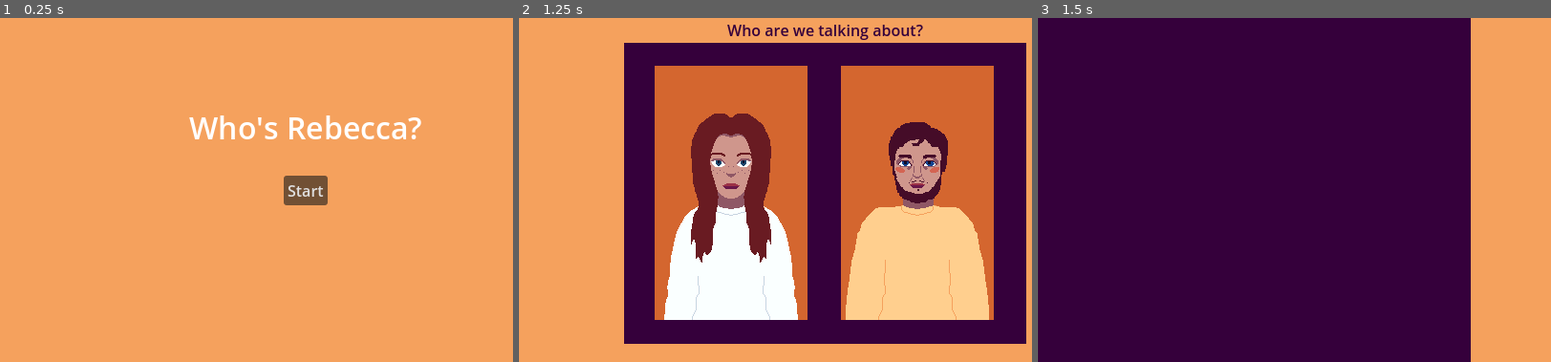
Above: before the commit, frames 1-3 (left to right).
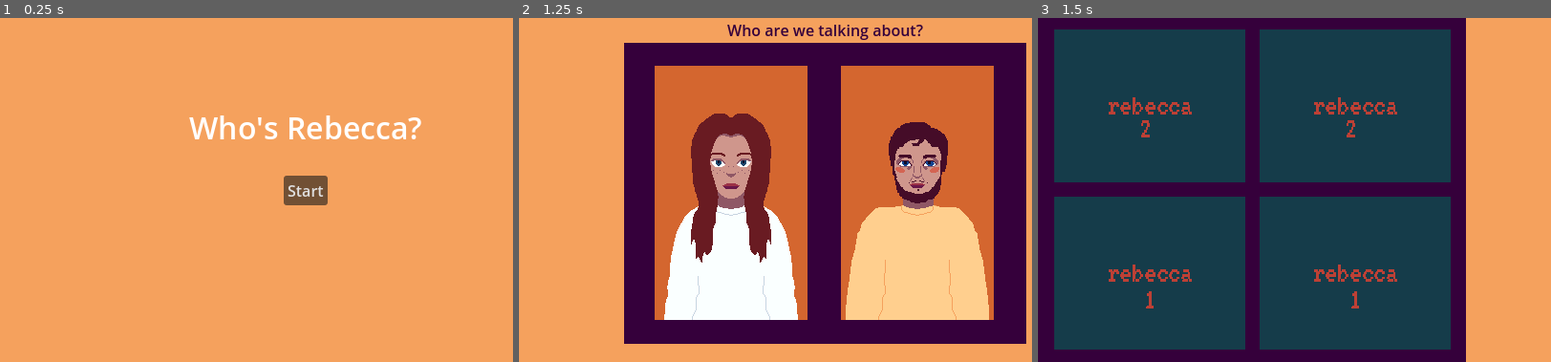
Above: after the commit, the same moments.

Repository: jadicodes/whos-rebecca
Game: Godot game, scene res://main/main.tscn
Two runs of this game, one before a commit and one after it. Both use one fixed random seed, a clock stepped at 60 frames per second and the inputs below.
Inputs (mouse positions are in pixels of both pictures, inside the frame that each line leads up to):
- Up to frame 1 (0.25 s): no input
- Up to frame 2 (1.25 s): click "Start" at 0.5 s
- Up to frame 3 (1.5 s): click (1248, 193) at 1.25 s

Frames 1-2 are identical in both runs. In frame 3, 67% of the frame differs, in the area x 3-85%, y 0-100%.

Commit message:
Randomly select characters from a pool of characters in game

Diff:
--- a/project/game/game.gd
+++ b/project/game/game.gd
@@ -2,6 +2,7 @@
 
 
 @export var _rebeccas: Array[CharacterBase]
+@onready var _portrait_grid = %PortraitGridContainer
 
 func set_text(text):
 	$Label.text = text
@@ -17,10 +18,17 @@
 		pool_of_characters = _rebeccas
 
 	pool_of_characters.shuffle()
-	for i in 3:
-		picked_characters.append(_rebeccas[i])
-		_create_portraits(picked_characters)
+
+	for n in range(4):
+		picked_characters.append(_rebeccas[n])
+
+	_create_portraits(picked_characters)
 
 
 func _create_portraits(array_of_characters):
-	pass
+	var counter = 0
+	print(array_of_characters)
+	for child in _portrait_grid.get_children():
+		child.texture = array_of_characters[counter].get_portrait()
+		counter += 1
+	counter = 0
--- a/project/game/game.tscn
+++ b/project/game/game.tscn
@@ -10,6 +10,7 @@
 [ext_resource type="Resource" uid="uid://dwjn0lfu1y0dp" path="res://resources/rebeccas/rebecca6.tres" id="8_d2263"]
 [ext_resource type="Resource" uid="uid://c01j3dpba64f3" path="res://resources/rebeccas/rebecca7.tres" id="9_d523i"]
 [ext_resource type="Resource" uid="uid://3dfcgvqex0wa" path="res://resources/rebeccas/rebecca8.tres" id="10_h7vcq"]
+[ext_resource type="Texture2D" uid="uid://dyw18ih7cgm18" path="res://game/placeholder_portrait.png" id="11_akvil"]
 
 [sub_resource type="StyleBoxFlat" id="StyleBoxFlat_v0kvg"]
 bg_color = Color(0.207843, 0, 0.231373, 1)
@@ -39,7 +40,7 @@
 grow_vertical = 2
 text = "Game"
 
-[node name="Panel" type="Panel" parent="."]
+[node name="PortraitContainerBackground" type="Panel" parent="."]
 layout_mode = 1
 anchors_preset = 7
 anchor_left = 0.5
@@ -48,24 +49,41 @@
 anchor_bottom = 1.0
 offset_left = -320.0
 offset_top = -361.0
-offset_right = 133.0
+offset_right = 128.0
 grow_horizontal = 2
 grow_vertical = 0
 theme_override_styles/panel = SubResource("StyleBoxFlat_v0kvg")
 
-[node name="HBoxContainer" type="HBoxContainer" parent="."]
-layout_mode = 0
-offset_right = 40.0
-offset_bottom = 40.0
+[node name="PortraitGridContainer" type="GridContainer" parent="PortraitContainerBackground"]
+unique_name_in_owner = true
+layout_mode = 1
+anchors_preset = 8
+anchor_left = 0.5
+anchor_top = 0.5
+anchor_right = 0.5
+anchor_bottom = 0.5
+offset_left = -207.5
+offset_top = -167.5
+offset_right = 207.5
+offset_bottom = 167.5
+grow_horizontal = 2
+grow_vertical = 2
+theme_override_constants/h_separation = 15
+theme_override_constants/v_separation = 15
+columns = 2
 
-[node name="Portrait1" type="TextureRect" parent="HBoxContainer"]
+[node name="Portrait1" type="TextureRect" parent="PortraitContainerBackground/PortraitGridContainer"]
 layout_mode = 2
+texture = ExtResource("11_akvil")
 
-[node name="Portrait2" type="TextureRect" parent="HBoxContainer"]
+[node name="Portrait2" type="TextureRect" parent="PortraitContainerBackground/PortraitGridContainer"]
 layout_mode = 2
+texture = ExtResource("11_akvil")
 
-[node name="Portrait3" type="TextureRect" parent="HBoxContainer"]
+[node name="Portrait3" type="TextureRect" parent="PortraitContainerBackground/PortraitGridContainer"]
 layout_mode = 2
+texture = ExtResource("11_akvil")
 
-[node name="Portrait4" type="TextureRect" parent="HBoxContainer"]
+[node name="Portrait4" type="TextureRect" parent="PortraitContainerBackground/PortraitGridContainer"]
 layout_mode = 2
+texture = ExtResource("11_akvil")
--- a/project/main/main.gd
+++ b/project/main/main.gd
@@ -24,9 +24,9 @@
 
 func _on_character_select_rebecca_selected() -> void:
 	_change_current_scene(game)
-	game.set_text("Rebecca")
+	game._choose_random_characters("Rebecca")
 
 
 func _on_character_select_jared_selected() -> void:
 	_change_current_scene(game)
-	game.set_text("Jared")
+	game._choose_random_characters("Jared")
--- a/project/resources/character.gd
+++ b/project/resources/character.gd
@@ -3,3 +3,7 @@
 
 @export var portrait: CompressedTexture2D
 @export var traits: Array[String]
+
+
+func get_portrait():
+	return portrait
--- a/project/resources/rebeccas/rebecca1.tres
+++ b/project/resources/rebeccas/rebecca1.tres
@@ -1,7 +1,9 @@
-[gd_resource type="Resource" script_class="CharacterBase" load_steps=2 format=3 uid="uid://ce80iqgri340c"]
+[gd_resource type="Resource" script_class="CharacterBase" load_steps=3 format=3 uid="uid://ce80iqgri340c"]
 
+[ext_resource type="Texture2D" uid="uid://wn2yomsnsi5v" path="res://resources/rebeccas/phpr1.png" id="1_d22ed"]
 [ext_resource type="Script" path="res://resources/character.gd" id="1_g5ada"]
 
 [resource]
 script = ExtResource("1_g5ada")
+portrait = ExtResource("1_d22ed")
 traits = Array[String]([])
--- a/project/resources/rebeccas/rebecca2.tres
+++ b/project/resources/rebeccas/rebecca2.tres
@@ -1,7 +1,9 @@
-[gd_resource type="Resource" script_class="CharacterBase" load_steps=2 format=3 uid="uid://dp5855bkcd2cf"]
+[gd_resource type="Resource" script_class="CharacterBase" load_steps=3 format=3 uid="uid://dp5855bkcd2cf"]
 
 [ext_resource type="Script" path="res://resources/character.gd" id="1_s3k8i"]
+[ext_resource type="Texture2D" uid="uid://7wfrsmungj5t" path="res://resources/rebeccas/phpr2.png" id="1_w45sc"]
 
 [resource]
 script = ExtResource("1_s3k8i")
+portrait = ExtResource("1_w45sc")
 traits = Array[String]([])
--- a/project/resources/rebeccas/rebecca3.tres
+++ b/project/resources/rebeccas/rebecca3.tres
@@ -1,7 +1,9 @@
-[gd_resource type="Resource" script_class="CharacterBase" load_steps=2 format=3 uid="uid://bwjse4abuokqq"]
+[gd_resource type="Resource" script_class="CharacterBase" load_steps=3 format=3 uid="uid://bwjse4abuokqq"]
 
 [ext_resource type="Script" path="res://resources/character.gd" id="1_bn8al"]
+[ext_resource type="Texture2D" uid="uid://wn2yomsnsi5v" path="res://resources/rebeccas/phpr1.png" id="1_yb7oq"]
 
 [resource]
 script = ExtResource("1_bn8al")
+portrait = ExtResource("1_yb7oq")
 traits = Array[String]([])
--- a/project/resources/rebeccas/rebecca4.tres
+++ b/project/resources/rebeccas/rebecca4.tres
@@ -1,7 +1,9 @@
-[gd_resource type="Resource" script_class="CharacterBase" load_steps=2 format=3 uid="uid://dt4bjx1s5u0ow"]
+[gd_resource type="Resource" script_class="CharacterBase" load_steps=3 format=3 uid="uid://dt4bjx1s5u0ow"]
 
+[ext_resource type="Texture2D" uid="uid://7wfrsmungj5t" path="res://resources/rebeccas/phpr2.png" id="1_r0vxu"]
 [ext_resource type="Script" path="res://resources/character.gd" id="1_udl3q"]
 
 [resource]
 script = ExtResource("1_udl3q")
+portrait = ExtResource("1_r0vxu")
 traits = Array[String]([])
--- a/project/resources/rebeccas/rebecca5.tres
+++ b/project/resources/rebeccas/rebecca5.tres
@@ -1,7 +1,9 @@
-[gd_resource type="Resource" script_class="CharacterBase" load_steps=2 format=3 uid="uid://bcii5ahpsgjgj"]
+[gd_resource type="Resource" script_class="CharacterBase" load_steps=3 format=3 uid="uid://bcii5ahpsgjgj"]
 
 [ext_resource type="Script" path="res://resources/character.gd" id="1_cad1u"]
+[ext_resource type="Texture2D" uid="uid://wn2yomsnsi5v" path="res://resources/rebeccas/phpr1.png" id="1_w6i4h"]
 
 [resource]
 script = ExtResource("1_cad1u")
+portrait = ExtResource("1_w6i4h")
 traits = Array[String]([])
--- a/project/resources/rebeccas/rebecca6.tres
+++ b/project/resources/rebeccas/rebecca6.tres
@@ -1,7 +1,9 @@
-[gd_resource type="Resource" script_class="CharacterBase" load_steps=2 format=3 uid="uid://dwjn0lfu1y0dp"]
+[gd_resource type="Resource" script_class="CharacterBase" load_steps=3 format=3 uid="uid://dwjn0lfu1y0dp"]
 
 [ext_resource type="Script" path="res://resources/character.gd" id="1_a6i0m"]
+[ext_resource type="Texture2D" uid="uid://7wfrsmungj5t" path="res://resources/rebeccas/phpr2.png" id="1_i77f3"]
 
 [resource]
 script = ExtResource("1_a6i0m")
+portrait = ExtResource("1_i77f3")
 traits = Array[String]([])
--- a/project/resources/rebeccas/rebecca7.tres
+++ b/project/resources/rebeccas/rebecca7.tres
@@ -1,7 +1,9 @@
-[gd_resource type="Resource" script_class="CharacterBase" load_steps=2 format=3 uid="uid://c01j3dpba64f3"]
+[gd_resource type="Resource" script_class="CharacterBase" load_steps=3 format=3 uid="uid://c01j3dpba64f3"]
 
 [ext_resource type="Script" path="res://resources/character.gd" id="1_57c8o"]
+[ext_resource type="Texture2D" uid="uid://wn2yomsnsi5v" path="res://resources/rebeccas/phpr1.png" id="1_n8swd"]
 
 [resource]
 script = ExtResource("1_57c8o")
+portrait = ExtResource("1_n8swd")
 traits = Array[String]([])
--- a/project/resources/rebeccas/rebecca8.tres
+++ b/project/resources/rebeccas/rebecca8.tres
@@ -1,7 +1,9 @@
-[gd_resource type="Resource" script_class="CharacterBase" load_steps=2 format=3 uid="uid://3dfcgvqex0wa"]
+[gd_resource type="Resource" script_class="CharacterBase" load_steps=3 format=3 uid="uid://3dfcgvqex0wa"]
 
+[ext_resource type="Texture2D" uid="uid://7wfrsmungj5t" path="res://resources/rebeccas/phpr2.png" id="1_3bqp7"]
 [ext_resource type="Script" path="res://resources/character.gd" id="1_23buu"]
 
 [resource]
 script = ExtResource("1_23buu")
+portrait = ExtResource("1_3bqp7")
 traits = Array[String]([])
Not shown: 1 places in project/game/game.tscn that only renumber resources
Binary file added: project/game/placeholder_portrait.png
Not shown, added: project/game/placeholder_portrait.png.import
Binary file added: project/resources/rebeccas/phpr1.png
Not shown, added: project/resources/rebeccas/phpr1.png.import
Binary file added: project/resources/rebeccas/phpr2.png
Not shown, added: project/resources/rebeccas/phpr2.png.import
